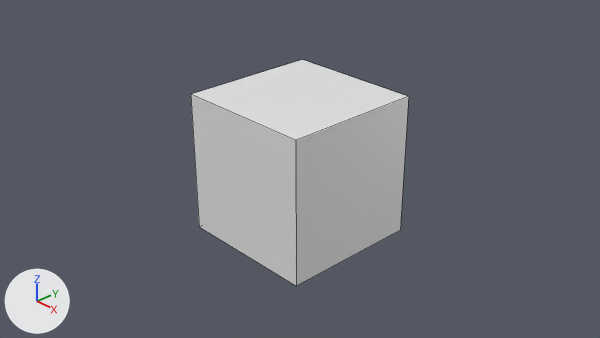
Renders of the Blender file Assets/Models/WorkFiles/SMILE-van.blend from each side of a commit.
The view is the same before and after, from the file's camera 'Camera'. Every picture has the same lights, and +X, +Y and +Z are marked at lower left. Mesh edges are drawn as thin lines.
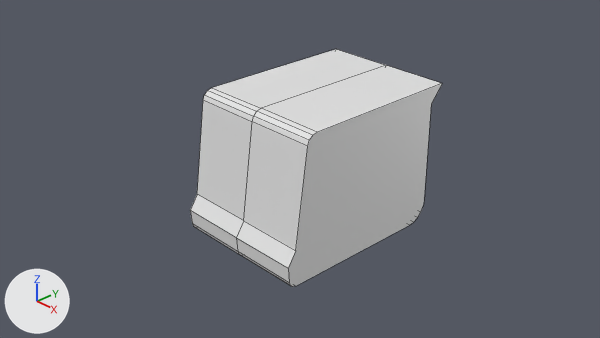
Changed parts and their boxes (x1, y1, x2, y2) in the pictures (600 x 338 px):
'Cube', reshaped, modifiers changed (16% wider)
    before: (191, 60, 409, 286)
    after: (190, 49, 442, 287)

What the commit changed:
me_cube is used by ob_cube; location (0.0, 0.0, 0.0).
me_cube had 8 vertices, 6 faces and spanned x -1.0..1.0, y -1.0..1.0, z -1.0..1.0.
me_cube now has 40 vertices, 24 faces and spans x 0.0..1.0, y -1.13..1.7, z -1.0..1.0.
Part 1, on me_cube:
7 vertices are removed from x -1.0..1.0, y -1.0..1.0, z -1.0..1.0.
6 faces are deleted.
20 vertices are added at x 0.0, y -1.13..1.7, z -1.0..1.0.
19 new vertices lie (1.0, 0.0, 0.0) away from vertices in x 0.0, y -1.13..1.7, z -1.0..1.0.
24 new faces join them.
Object 'Cube' (ob_cube) gains a MIRROR modifier named 'Mirror'.
Modifier setting: use_clip = True.
